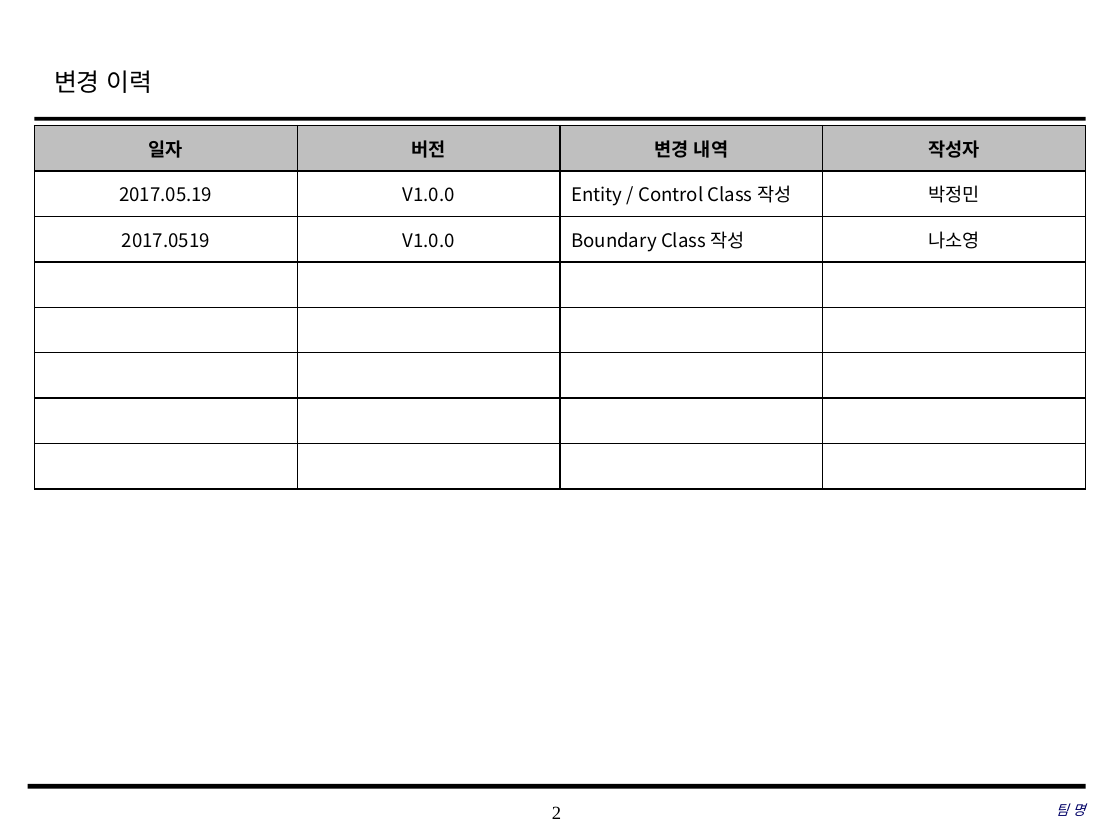
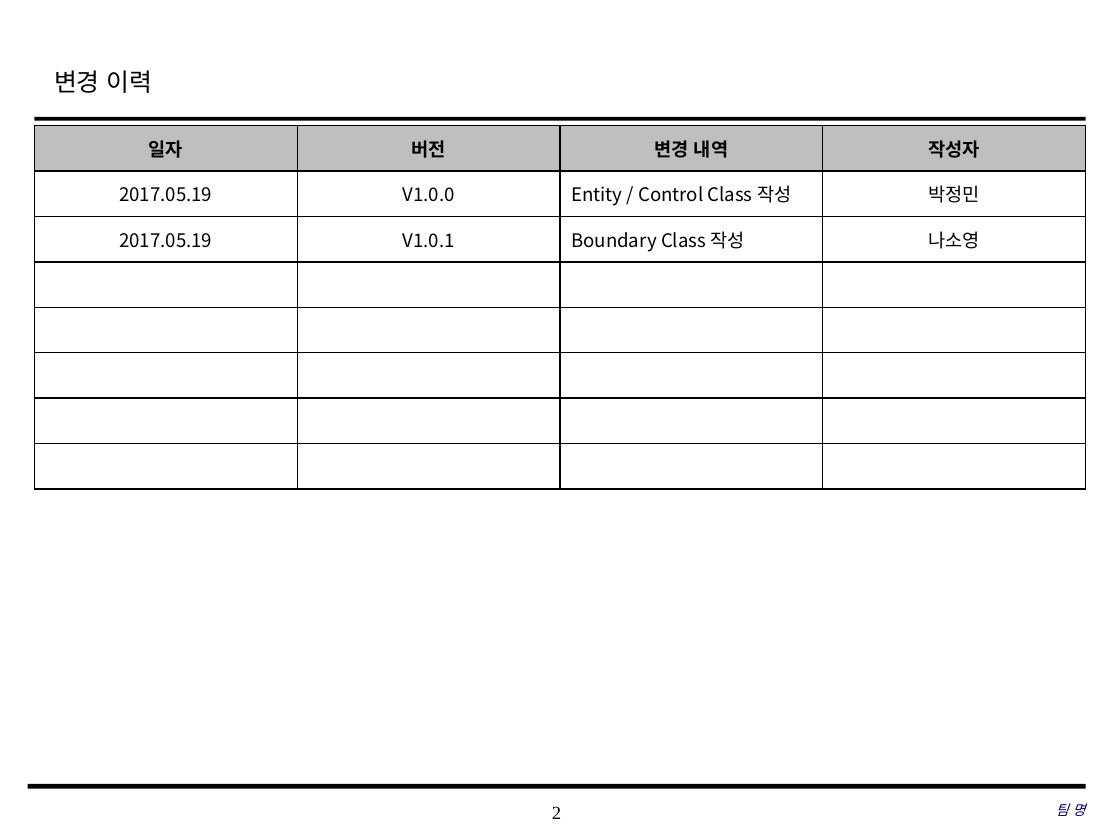
Before and after one commit to coskdms/SE2017_10_TenoutofTen, a slide deck: slide 2 of doc/3_ 설계서/Class Design.pptx. Drawn at 1120x840 pixels with LibreOffice and Linux fonts; fonts in the diff are those of the drawing; background and template pictures are left out. Boxes give left, top, right and bottom in pixels: in the first picture for what was removed or moved away, otherwise in the second. Text is boxed around its words. In the diff, an @@ line names an element or a change of style, - is before the commit and + after.

Commit message:
#866 새기능 신규 높음 2017.05.19 변경이력 수정

```diff
--- a/doc/3_ 설계서/Class Design.pptx
+++ b/doc/3_ 설계서/Class Design.pptx
@@ table at [35, 125, 1088, 488] @@
-row 3, column 1: 2017.0519
+row 3, column 1: 2017.05.19
-row 3, column 2: V1.0.0
+row 3, column 2: V1.0.1
```
